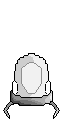
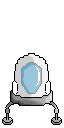
The second 64×128 image is a revision of the first. Changes to its layers:
removed layer "Layer 7" over 3, 63, 60, 119
added layer "Layer 12" above "Layer 11" over 2, 102, 13, 125
renamed "Layer 8" to "Layer 11", painted on it over 5, 63, 62, 125
